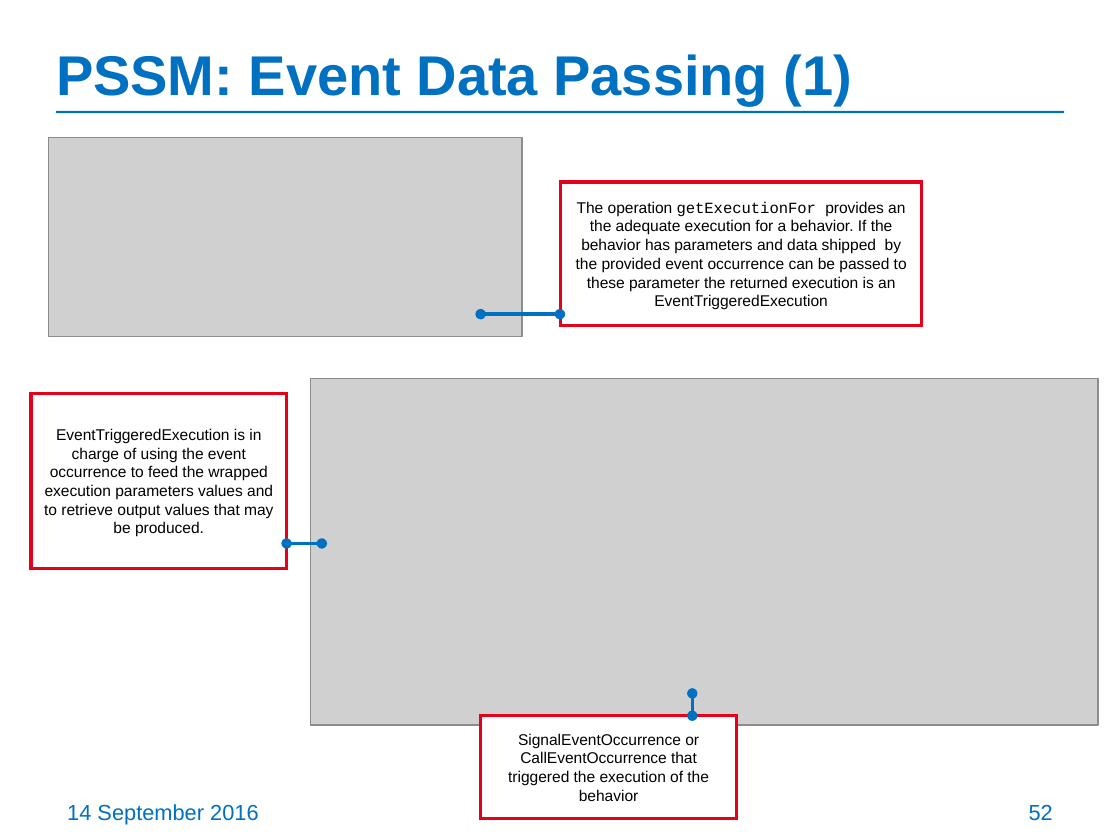
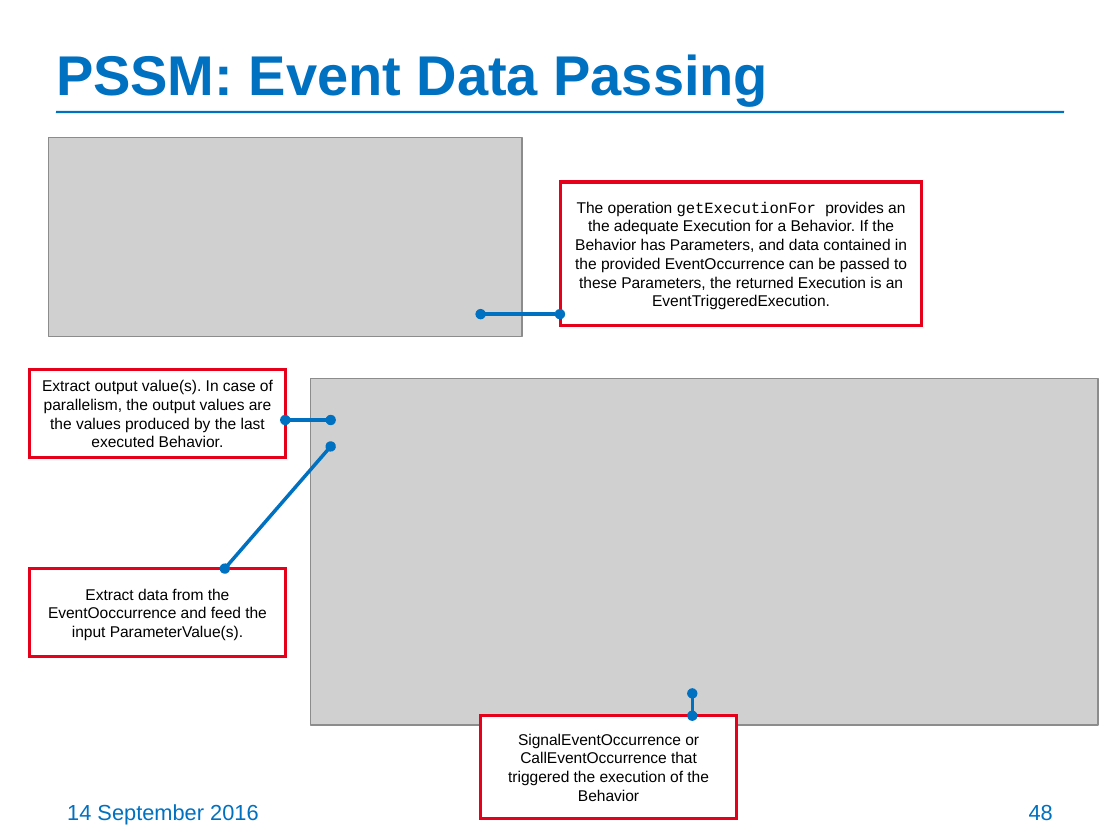
Before and after one commit to ModelDriven/PSSM, a slide deck: slide 48 of Presentations/201609-Chicago-Meeting/PSSM-initial-submission-update.pptx (slide 52 before the commit). Drawn at 1120x840 pixels with LibreOffice and Linux fonts; fonts in the diff are those of the drawing; grey boxes stand for pictures. Boxes give left, top, right and bottom in pixels: in the first picture for what was removed or moved away, otherwise in the second. Text is boxed around its words. In the diff, an @@ line names an element or a change of style, - is before the commit and + after.

```diff
--- a/Presentations/201609-Chicago-Meeting/PSSM-initial-submission-update.pptx
+++ b/Presentations/201609-Chicago-Meeting/PSSM-initial-submission-update.pptx
@@ title at bbox=[56, 54, 769, 104]: text changed @@
-PSSM: Event Data Passing (1)
+PSSM: Event Data Passing
@@ text in rectangle at bbox=[575, 201, 907, 310]: text changed @@
-The operation getExecutionFor provides an the adequate execution for a behavior. If the behavior has parameters and data shipped by the provided event occurrence can be passed to these parameter the returned execution is an EventTriggeredExecution
+The operation getExecutionFor provides an the adequate Execution for a Behavior. If the Behavior has Parameters, and data contained in the provided EventOccurrence can be passed to these Parameters, the returned Execution is an EventTriggeredExecution.
@@ rectangle added at bbox=[29, 370, 284, 458], fill #FFFFFF, outline #E60019 2.25 pt, 10 pt, text #000000 @@
+Extract output value(s). In case of parallelism, the output values are the values produced by the last executed Behavior.
@@ double arrow moved from (287, 543) - (321, 543) to (225, 569) - (330, 447) @@
@@ double arrow added from (286, 420) to (330, 420), #0070C0 2.25 pt @@
@@ rectangle "Extract data from the EventOoccurrence ...": place and size @@
-rectangle "Extract data from the EventOoccurrence ..." at bbox=[31, 393, 287, 568]
+rectangle "Extract data from the EventOoccurrence ..." at bbox=[29, 569, 284, 657]
@@ text in rectangle at bbox=[48, 588, 267, 640]: text changed @@
-EventTriggeredExecution is in charge of using the event occurrence to feed the wrapped execution parameters values and to retrieve output values that may be produced.
+Extract data from the EventOoccurrence and feed the input ParameterValue(s).
@@ text in rectangle at bbox=[508, 733, 709, 801]: text changed @@
-SignalEventOccurrence or CallEventOccurrence that triggered the execution of the behavior
+SignalEventOccurrence or CallEventOccurrence that triggered the execution of the Behavior
@@ page number at bbox=[1029, 804, 1053, 821]: text changed @@
-52
+48
```
Also in this commit, not shown: 36 other slides changed, 19 slides removed.
